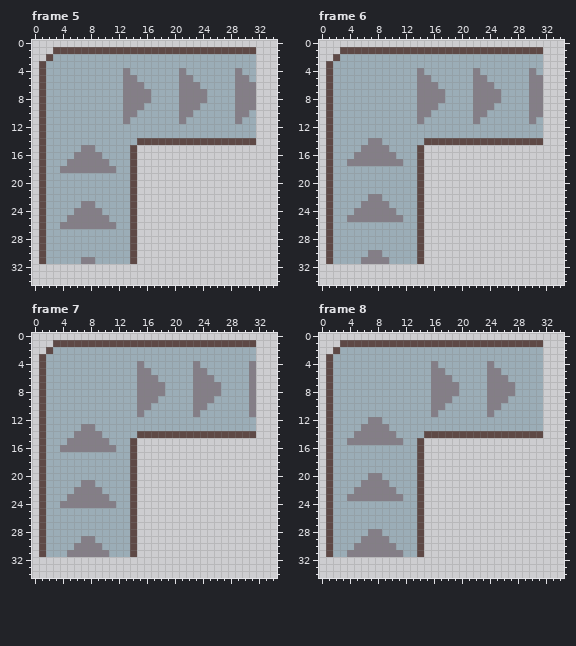
A pixel-art file gets an edit: Conveyor.aseprite. That is the earlier state.
1024x1024 pixels, 8 frames. Shown: frame 5: x 0..34, y 0..34; frame 6: x 0..34, y 0..34; frame 7: x 0..34, y 0..34; frame 8: x 0..34, y 0..34. The commit also changed other frames, which this record leaves out.
New version:
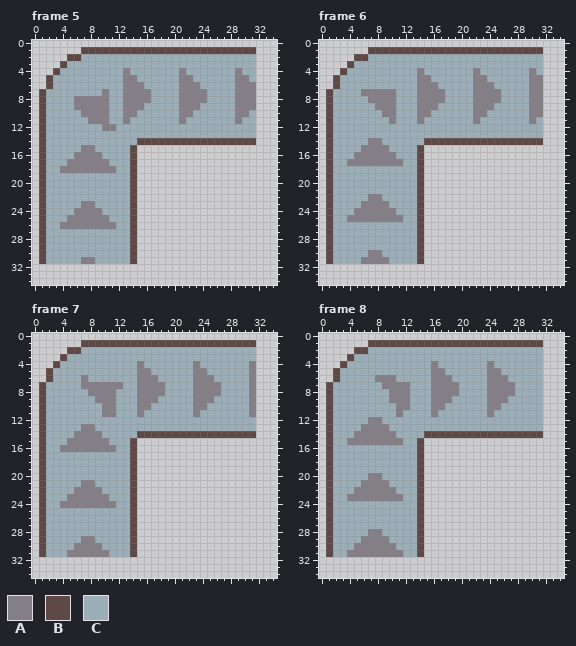
Palette (. is transparent): A #847e87  B #5e4946  C #9badb7
What changed:
Frame 5:
The author changed colour C to colour A in row 7 at x 10; in rows 8 to 9 at x 6 to 10; in row 10 at x 7 to 10; in row 11 at x 8 to 10; in row 12 at x 10 to 11.
The author changed colour C to colour B in row 2 at x 5 to 6; in row 3 at x 4; in row 4 at x 3; in rows 5 to 6 at x 2.
The edit erases colour B in row 1 at x 3 to 6; in row 2 at x 2; in rows 3 to 6 at x 1.
The edit erases colour C in row 2 at x 3 to 4; in row 3 at x 2 to 3; in row 4 at x 2.
Frame 6:
The author changed colour C to colour A in row 7 at x 6 to 10; in row 8 at x 7 to 10; in row 9 at x 8 to 10; in row 10 at x 9 to 10; in row 11 at x 10.
The author changed colour C to colour B in row 2 at x 5 to 6; in row 3 at x 4; in row 4 at x 3; in rows 5 to 6 at x 2.
The edit erases colour B in row 1 at x 3 to 6; in row 2 at x 2; in rows 3 to 6 at x 1.
The edit erases colour C in row 2 at x 3 to 4; in row 3 at x 2 to 3; in row 4 at x 2.
Frame 7:
The author changed colour C to colour A in row 6 at x 7; in row 7 at x 7 to 12; in row 8 at x 8 to 11; in row 9 at x 9 to 11; in rows 10 to 11 at x 10 to 11.
The author changed colour C to colour B in row 2 at x 5 to 6; in row 3 at x 4; in row 4 at x 3; in rows 5 to 6 at x 2.
The edit erases colour B in row 1 at x 3 to 6; in row 2 at x 2; in rows 3 to 6 at x 1.
The edit erases colour C in row 2 at x 3 to 4; in row 3 at x 2 to 3; in row 4 at x 2.
Frame 8:
The author changed colour C to colour A in row 6 at x 8 to 10; in row 7 at x 9 to 12; in rows 8 to 9 at x 10 to 12; in row 10 at x 11 to 12; in row 11 at x 11.
The author changed colour C to colour B in row 2 at x 5 to 6; in row 3 at x 4; in row 4 at x 3; in rows 5 to 6 at x 2.
The edit erases colour B in row 1 at x 3 to 6; in row 2 at x 2; in rows 3 to 6 at x 1.
The edit erases colour C in row 2 at x 3 to 4; in row 3 at x 2 to 3; in row 4 at x 2.
Where, in picture pixels (left, top, right, bottom), the same in both pictures:
changed: (39, 47, 116, 131)
changed: (326, 47, 396, 124)
changed: (39, 340, 123, 417)
changed: (326, 340, 410, 417)
